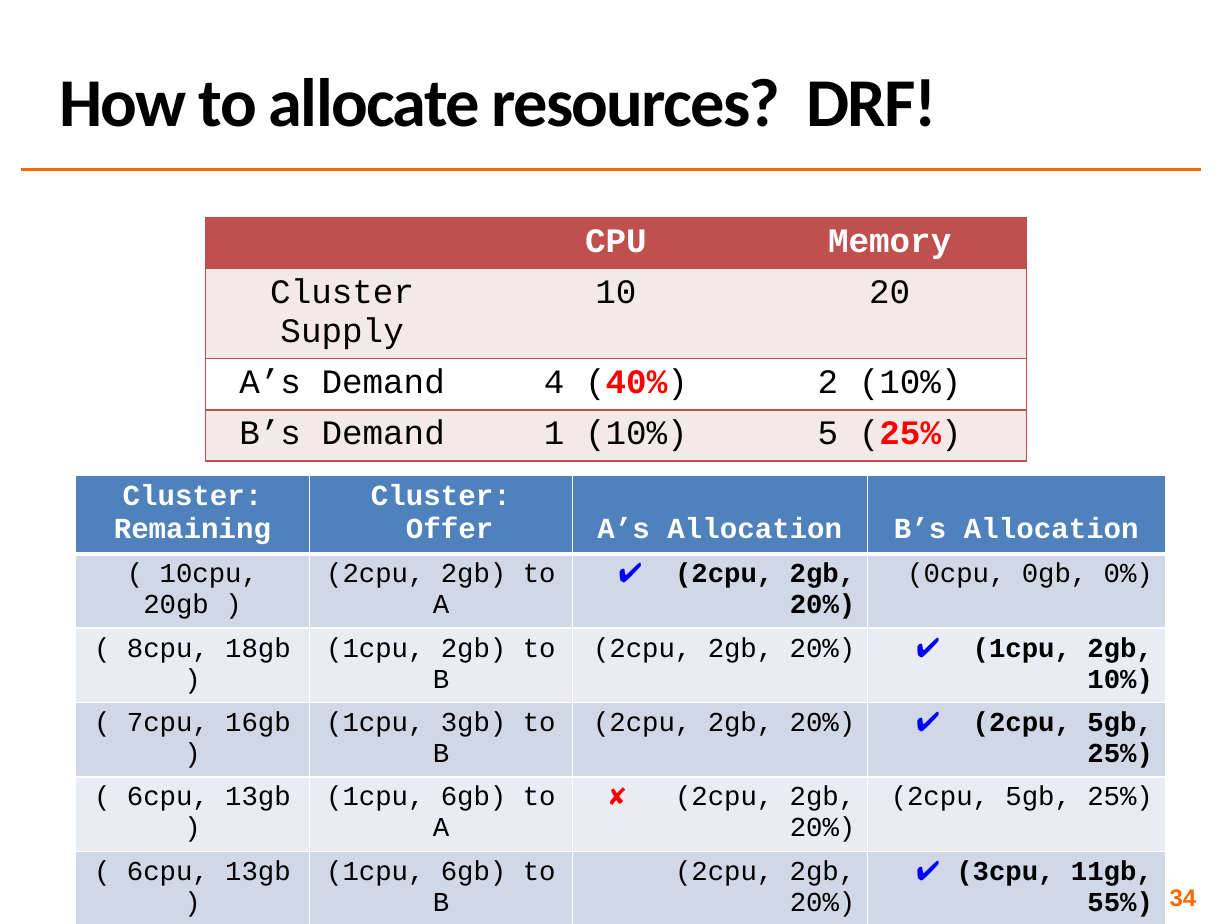
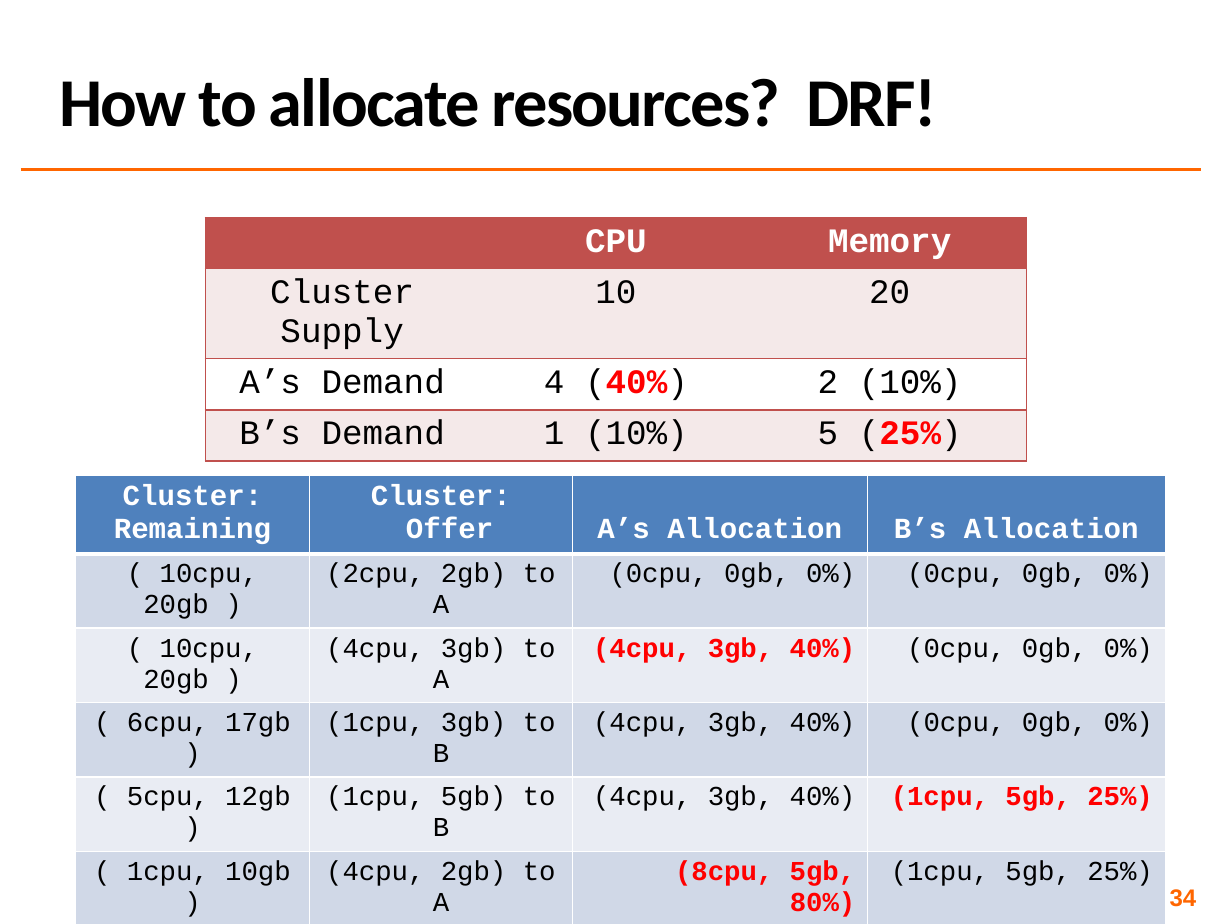
Before and after one commit to COS518/cos518.github.io, a slide deck: slide 34 of docs/L14-cluster-scheduling.pptx. Drawn at 1232x924 pixels with LibreOffice and Linux fonts; fonts in the diff are those of the drawing. Boxes give left, top, right and bottom in pixels: in the first picture for what was removed or moved away, otherwise in the second. Text is boxed around its words. In the diff, an @@ line names an element or a change of style, - is before the commit and + after.

```diff
--- a/docs/L14-cluster-scheduling.pptx
+++ b/docs/L14-cluster-scheduling.pptx
@@ table at [75, 476, 1165, 921] @@
-row 2, column 3: ✔ (2cpu, 2gb, 20%)
+row 2, column 3: (0cpu, 0gb, 0%)
-row 3: ( 8cpu, 18gb ) | (1cpu, 2gb) to B | (2cpu, 2gb, 20%) | ✔ (1cpu, 2gb, 10%)
+row 3: ( 10cpu, 20gb ) | (4cpu, 3gb) to A | (4cpu, 3gb, 40%) | (0cpu, 0gb, 0%)
-row 4: ( 7cpu, 16gb ) | (1cpu, 3gb) to B | (2cpu, 2gb, 20%) | ✔ (2cpu, 5gb, 25%)
+row 4: ( 6cpu, 17gb ) | (1cpu, 3gb) to B | (4cpu, 3gb, 40%) | (0cpu, 0gb, 0%)
-row 5: ( 6cpu, 13gb ) | (1cpu, 6gb) to A | ✘ (2cpu, 2gb, 20%) | (2cpu, 5gb, 25%)
+row 5: ( 5cpu, 12gb ) | (1cpu, 5gb) to B | (4cpu, 3gb, 40%) | (1cpu, 5gb, 25%)
-row 6: ( 6cpu, 13gb ) | (1cpu, 6gb) to B | (2cpu, 2gb, 20%) | ✔ (3cpu, 11gb, 55%)
+row 6: ( 1cpu, 10gb ) | (4cpu, 2gb) to A | (8cpu, 5gb, 80%) | (1cpu, 5gb, 25%)
-row 7:  |  |  | 
+row 7: ( 0cpu, 4gb ) | (1cpu, 6gb) to B | (8cpu, 5gb, 80%) | (2cpu, 11gb, 55%)
@@ table removed at [75, 476, 1165, 857], 7 rows, 4 columns @@
-Cluster: Remaining | Cluster: / Offer | A’s Allocation | B’s Allocation
-( 10cpu, 20gb ) | (2cpu, 2gb) to A | ✔ (2cpu, 2gb, 20%) | (0cpu, 0gb, 0%)
- |  |  | 
- |  |  | 
- |  |  | 
- |  |  | 
- |  |  | 
@@ table removed at [75, 476, 1165, 915], 7 rows, 4 columns @@
-Cluster: Remaining | Cluster: / Offer | A’s Allocation | B’s Allocation
-( 10cpu, 20gb ) | (2cpu, 2gb) to A | ✔ (2cpu, 2gb, 20%) | (0cpu, 0gb, 0%)
-( 8cpu, 18gb ) | (1cpu, 2gb) to B | (2cpu, 2gb, 20%) | ✔ (1cpu, 2gb, 10%)
- |  |  | 
- |  |  | 
- |  |  | 
- |  |  | 
@@ table removed at [75, 476, 1165, 921], 7 rows, 4 columns @@
-Cluster: Remaining | Cluster: / Offer | A’s Allocation | B’s Allocation
-( 10cpu, 20gb ) | (2cpu, 2gb) to A | ✔ (2cpu, 2gb, 20%) | (0cpu, 0gb, 0%)
-( 8cpu, 18gb ) | (1cpu, 2gb) to B | (2cpu, 2gb, 20%) | ✔ (1cpu, 2gb, 10%)
-( 7cpu, 16gb ) | (1cpu, 3gb) to B | (2cpu, 2gb, 20%) | ✔ (2cpu, 5gb, 25%)
- |  |  | 
- |  |  | 
- |  |  | 
@@ table removed at [75, 476, 1165, 857], 7 rows, 4 columns @@
-Cluster: Remaining | Cluster: / Offer | A’s Allocation | B’s Allocation
-( 10cpu, 20gb ) | (2cpu, 2gb) to A | ✔ (2cpu, 2gb, 20%) | (0cpu, 0gb, 0%)
-( 8cpu, 18gb ) | (1cpu, 2gb) to B | (2cpu, 2gb, 20%) | ✔ (1cpu, 2gb, 10%)
-( 7cpu, 16gb ) | (1cpu, 3gb) to B | (2cpu, 2gb, 20%) | ✔ (2cpu, 5gb, 25%)
-( 6cpu, 13gb ) | (1cpu, 6gb) to A | ✘ (2cpu, 2gb, 20%) | (2cpu, 5gb, 25%)
- |  |  | 
- |  |  | 
@@ table removed at [75, 476, 1165, 857], 7 rows, 4 columns @@
-Cluster: Remaining | Cluster: / Offer | A’s Allocation | B’s Allocation
-( 10cpu, 20gb ) | (2cpu, 2gb) to A | ✔ (2cpu, 2gb, 20%) | (0cpu, 0gb, 0%)
-( 8cpu, 18gb ) | (1cpu, 2gb) to B | (2cpu, 2gb, 20%) | ✔ (1cpu, 2gb, 10%)
-( 7cpu, 16gb ) | (1cpu, 3gb) to B | (2cpu, 2gb, 20%) | ✔ (2cpu, 5gb, 25%)
-( 6cpu, 13gb ) | (1cpu, 6gb) to A | ✘ (2cpu, 2gb, 20%) | (2cpu, 5gb, 25%)
-( 6cpu, 13gb ) | (1cpu, 6gb) to B | (2cpu, 2gb, 20%) | ✔ (3cpu, 11gb, 55%)
-( 5cpu, 7gb ) | (3cpu, 2gb) to B | ✔ (5cpu, 4gb, 50%) | (3cpu, 11gb, 55%)
```
Also in this commit, not shown: 1 other file.
